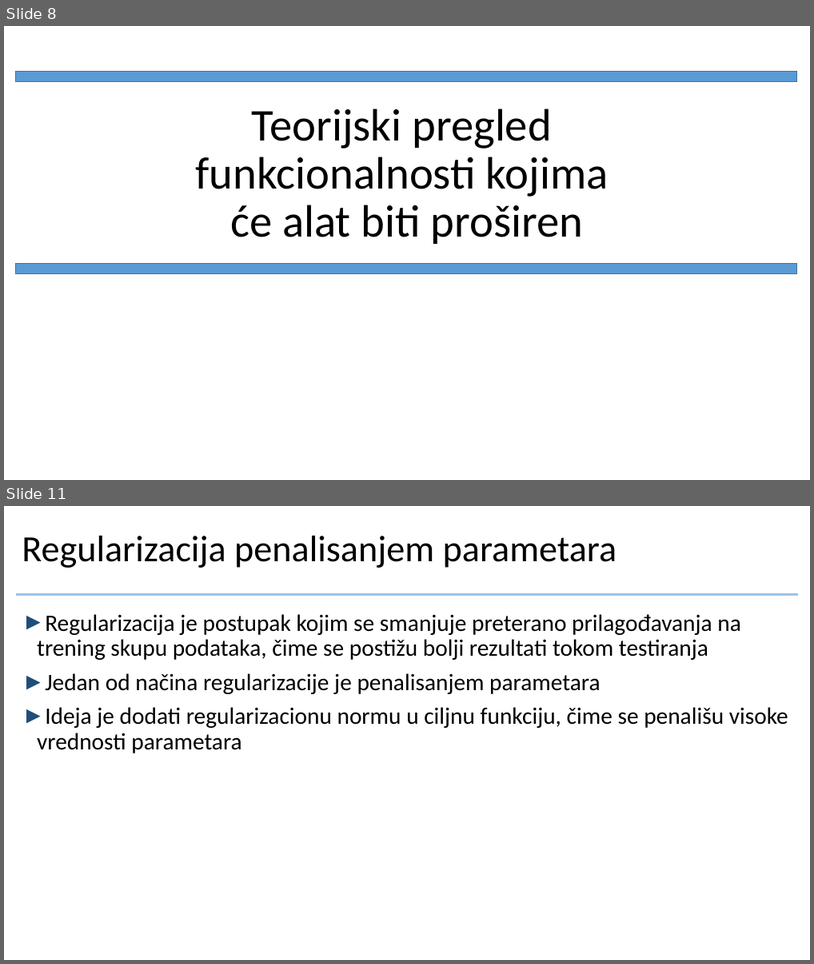
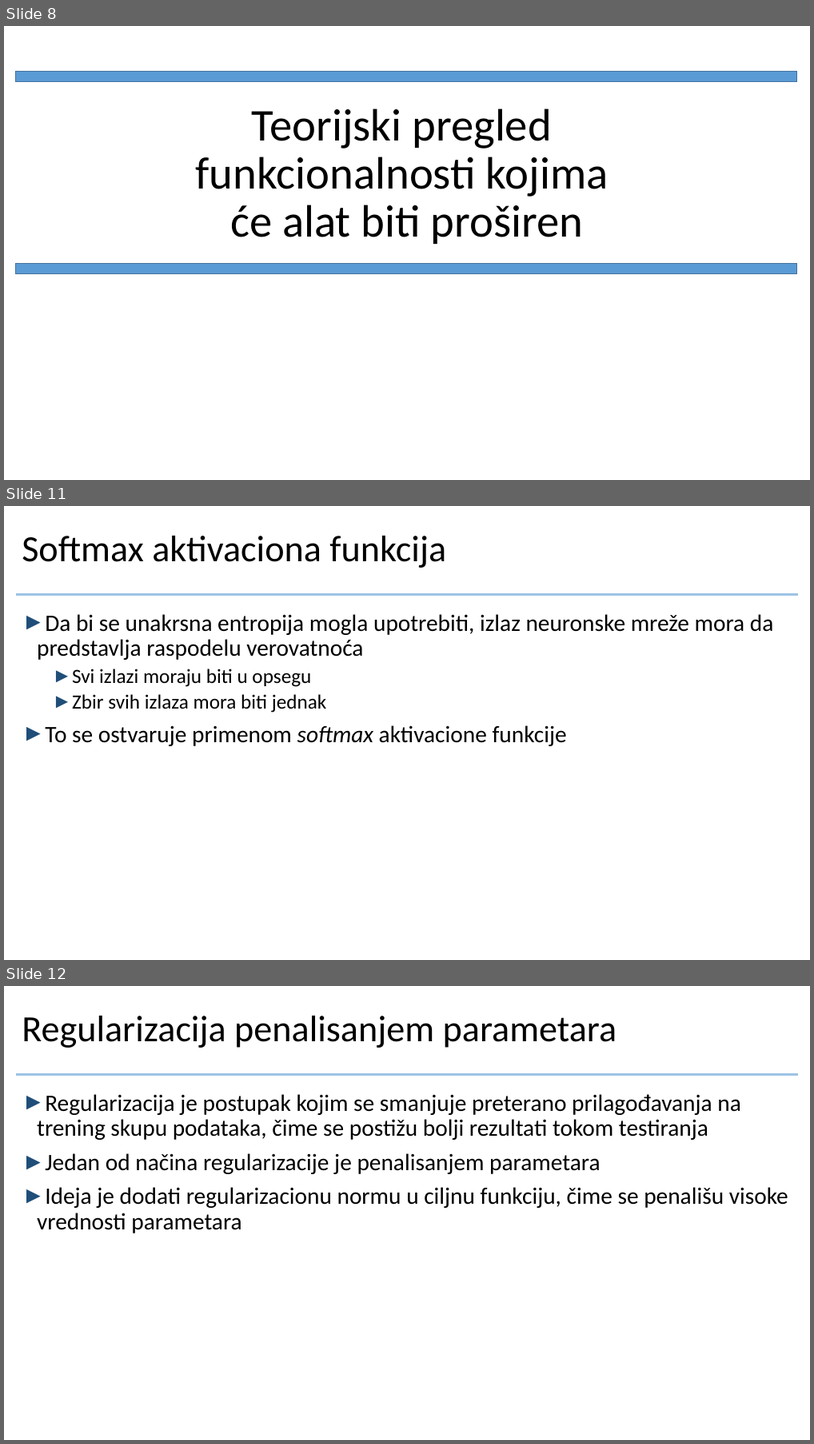
Before and after one commit to crnicavic/dumbgrad, a slide deck: doc/prezentacija.pptx. Shown one above the other, each under a label of ours: slides 8 and 11 before the commit, slides 8, 11 and 12 after it; the slides between them are not shown. The pictures are 814x964 and 814x1444 pixels, drawn with LibreOffice and Linux fonts; fonts in the diff are those of the drawing; background and template pictures are left out. Boxes give left, top, right and bottom in pixels: in the first picture for what was removed or moved away, otherwise in the second. Text is boxed around its words. In the diff, an @@ line names an element or a change of style, - is before the commit and + after.

```diff
--- a/doc/prezentacija.pptx
+++ b/doc/prezentacija.pptx
@@ slide 11 added at bbox=[4, 506, 810, 960], background #FFFFFF; not listed: 1 template element that a slide beside it also shows @@
@@ title added at bbox=[22, 536, 446, 568], 44 pt, text #000000 @@
+Softmax aktivaciona funkcija
@@ text added at bbox=[37, 614, 774, 746], 28 pt, text #000000 @@
+► Da bi se unakrsna entropija mogla upotrebiti, izlaz neuronske mreže mora da predstavlja raspodelu verovatnoća
+  ► Svi izlazi moraju biti u opsegu
+  ► Zbir svih izlaza mora biti jednak
+► To se ostvaruje primenom softmax aktivacione funkcije
@@ what was slide 11 is now slide 12 @@
```
Also in this commit, not shown: 3 slides changed, 8 other slides added, 2 slides removed.
